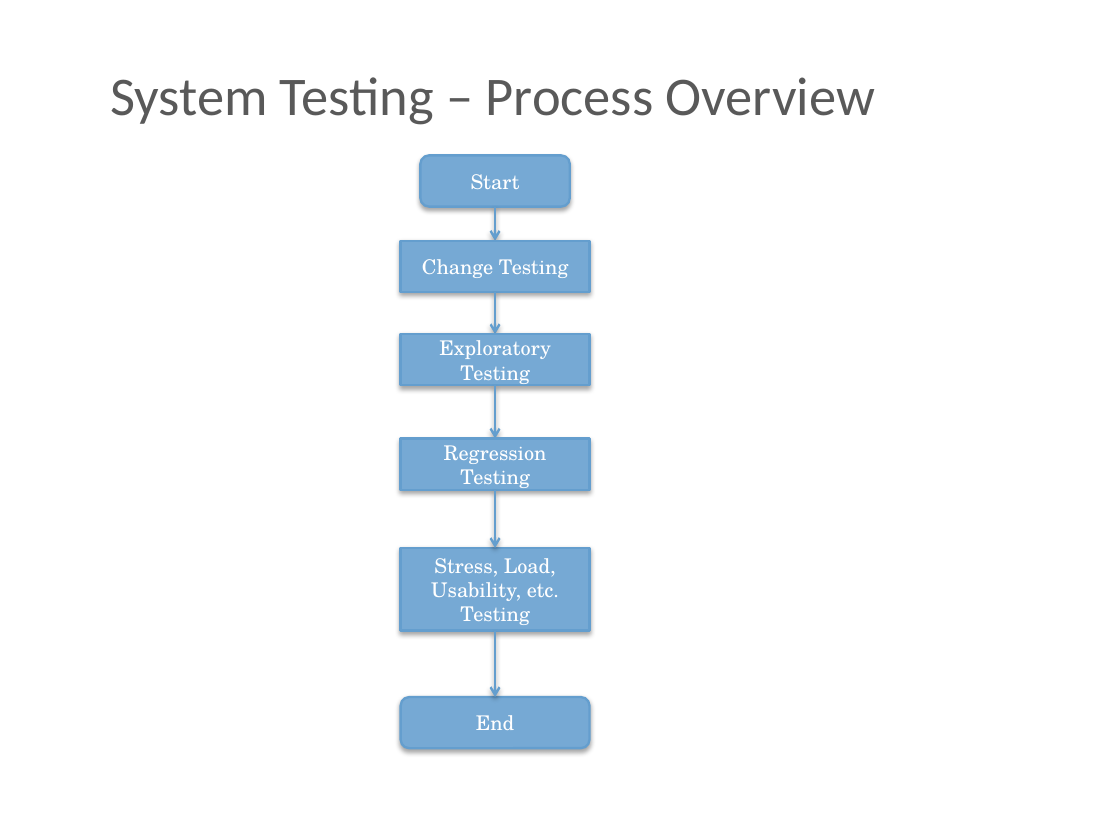
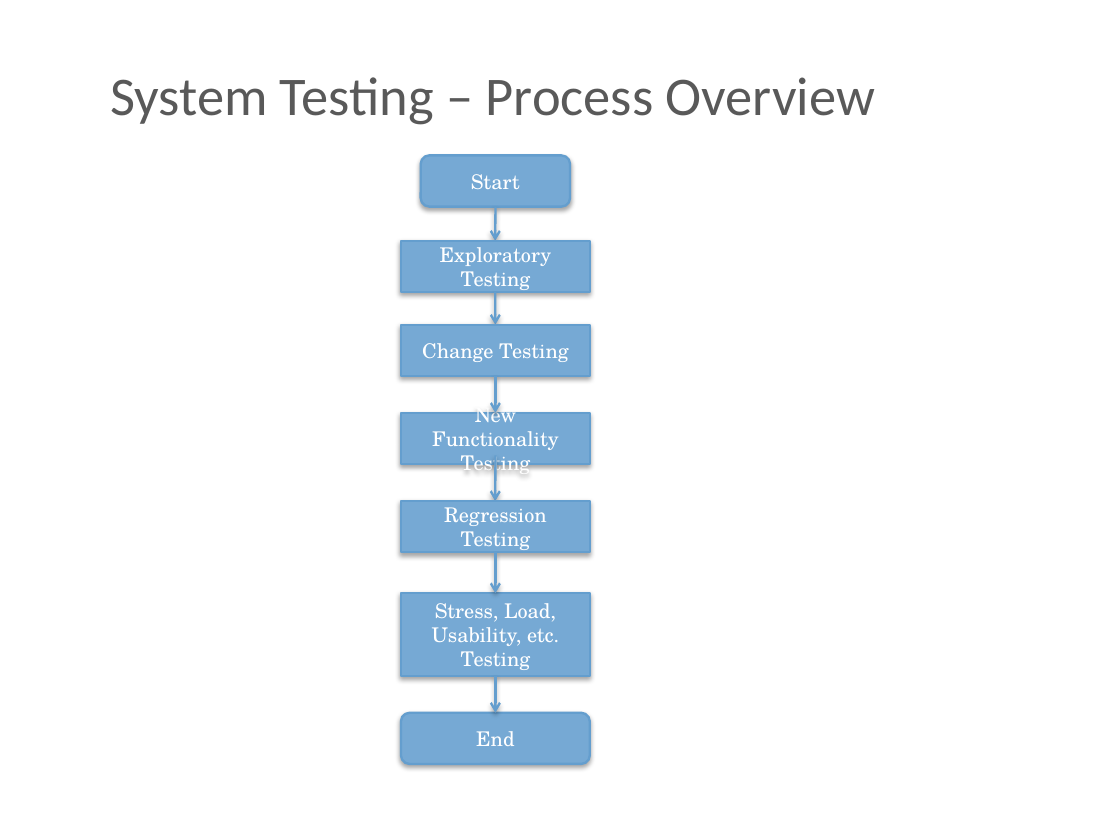
Before and after one commit to BigRacer/swtesting, a slide deck: slide 9 of 2.Testing_types/Testing types.pptx. Drawn at 1120x840 pixels with LibreOffice and Linux fonts; fonts in the diff are those of the drawing; background and template pictures are left out. Boxes give left, top, right and bottom in pixels: in the first picture for what was removed or moved away, otherwise in the second. Text is boxed around its words. In the diff, an @@ line names an element or a change of style, - is before the commit and + after.

```diff
--- a/2.Testing_types/Testing types.pptx
+++ b/2.Testing_types/Testing types.pptx
@@ text in rectangle at [440, 247, 552, 290]: text changed @@
-Change Testing
+Exploratory Testing
@@ arrow moved from (495, 292) - (495, 334) to (495, 292) - (495, 325) @@
@@ rectangle added at [401, 325, 590, 376], fill #76A9D4, outline #649ECE 1.5 pt, 13 pt, text #FFFFFF @@
+Change Testing
@@ arrow added from (495, 376) to (495, 413), #649ECE 1.5 pt @@
@@ rectangle "New Functionality Testing": place and size @@
-rectangle "New Functionality Testing" at [401, 334, 590, 385]
+rectangle "New Functionality Testing" at [401, 413, 590, 465]
@@ text in rectangle at [432, 402, 559, 477]: text changed @@
-Exploratory Testing
+New Functionality Testing
@@ arrow moved from (495, 385) - (495, 439) to (495, 455) - (495, 501) @@
@@ rectangle "Regression Testing": place and size @@
-rectangle "Regression Testing" at [401, 439, 590, 491]
+rectangle "Regression Testing" at [401, 501, 590, 552]
@@ arrow moved from (495, 489) - (495, 548) to (495, 552) - (495, 594) @@
@@ rectangle "Stress, Load, Usability, etc. Testing": place and size @@
-rectangle "Stress, Load, Usability, etc. Testing" at [401, 548, 590, 631]
+rectangle "Stress, Load, Usability, etc. Testing" at [401, 594, 590, 676]
@@ arrow moved from (495, 631) - (495, 697) to (495, 675) - (495, 712) @@
@@ rounded rectangle "End": place and size @@
-rounded rectangle "End" at [401, 697, 590, 748]
+rounded rectangle "End" at [401, 712, 590, 764]
```
Also in this commit, not shown: 1 other slide changed.
